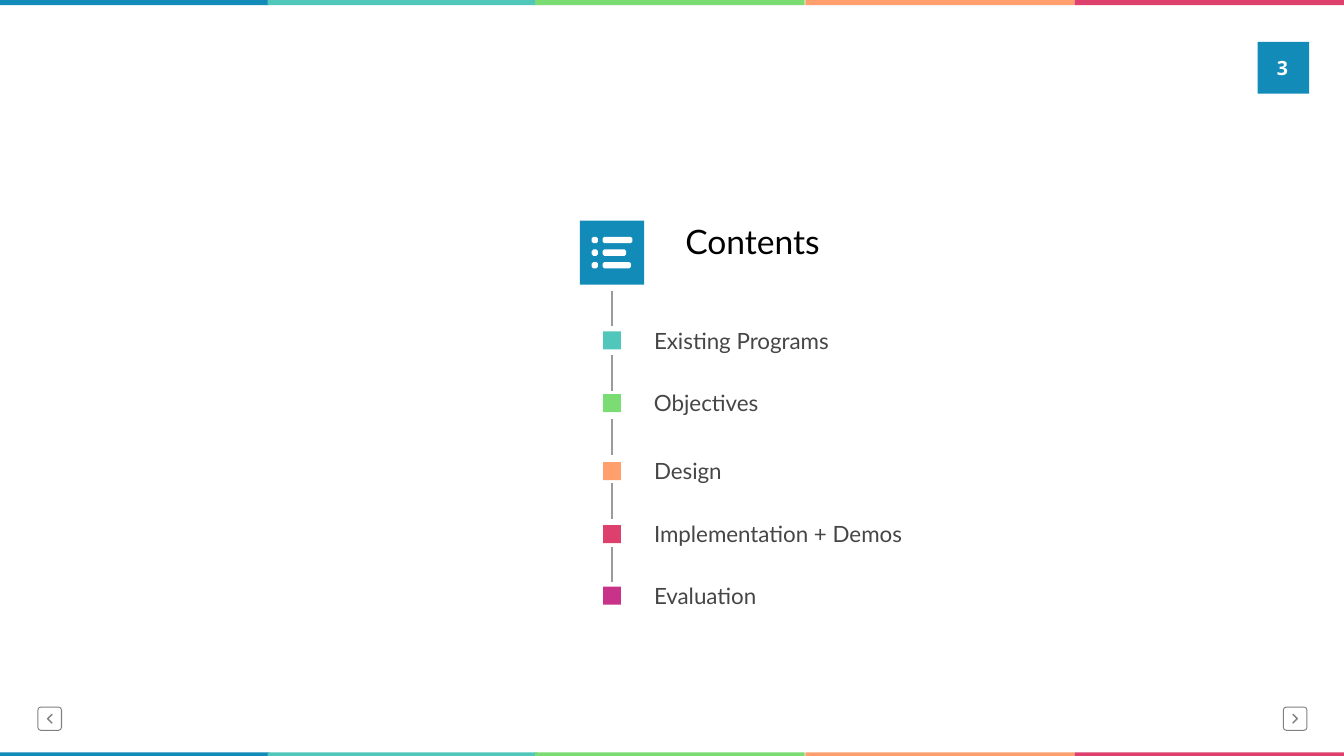
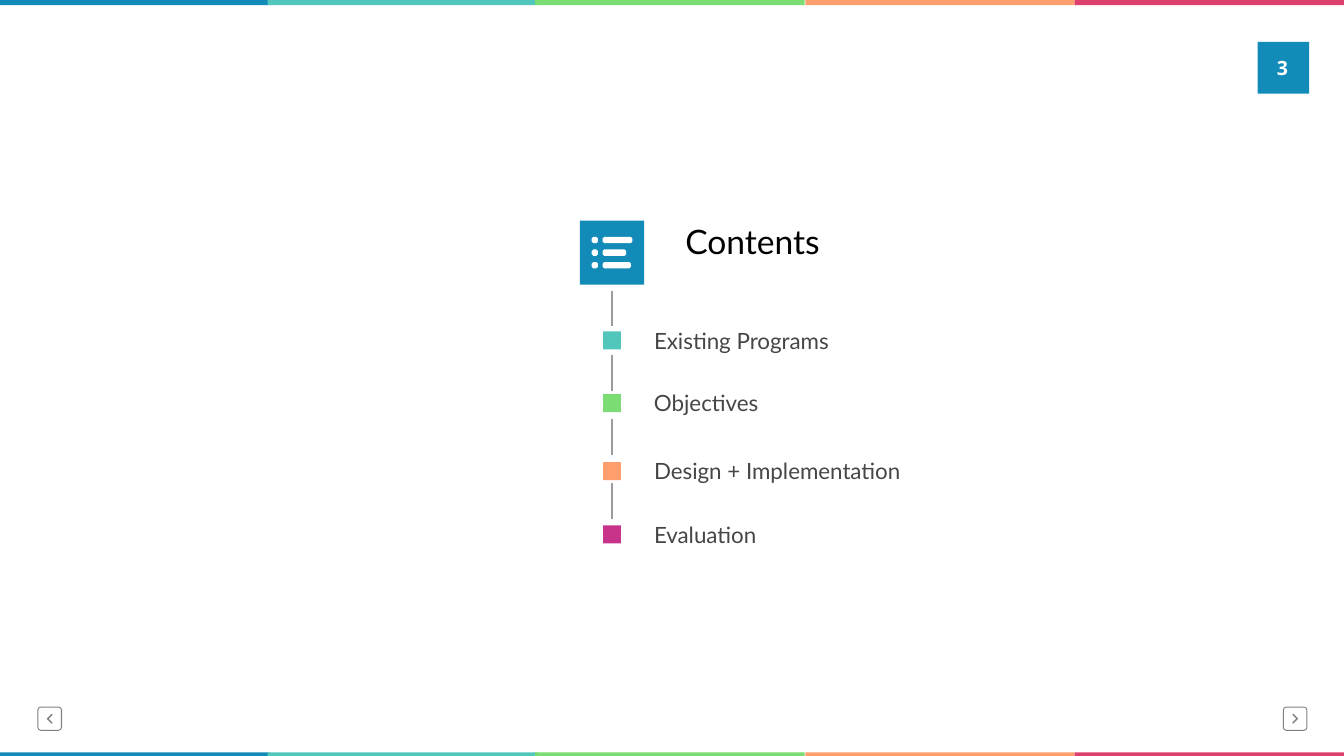
Before and after one commit to hmattinson/Dissertation_Excello, a slide deck: slide 3 of Microsoft Talk/Excello.pptx. Drawn at 1344x756 pixels with LibreOffice and Linux fonts; fonts in the diff are those of the drawing. Boxes give left, top, right and bottom in pixels: in the first picture for what was removed or moved away, otherwise in the second. Text is boxed around its words. In the diff, an @@ line names an element or a change of style, - is before the commit and + after.

```diff
--- a/Microsoft Talk/Excello.pptx
+++ b/Microsoft Talk/Excello.pptx
@@ text at bbox=[654, 462, 900, 483]: text changed @@
-Design
+Design + Implementation
@@ rectangle: place and size @@
-rectangle at bbox=[603, 587, 621, 605]
+rectangle at bbox=[603, 525, 621, 543]
@@ rectangle removed at bbox=[603, 525, 621, 543] @@
@@ text "Evaluation": place and size @@
-text "Evaluation" at bbox=[654, 587, 756, 604]
+text "Evaluation" at bbox=[654, 526, 756, 543]
@@ text removed at bbox=[654, 525, 902, 546] @@
-Implementation + Demos
@@ line removed from (612, 546) to (612, 583) @@
```
Also in this commit, not shown: 2 other slides changed, 5 other files.
